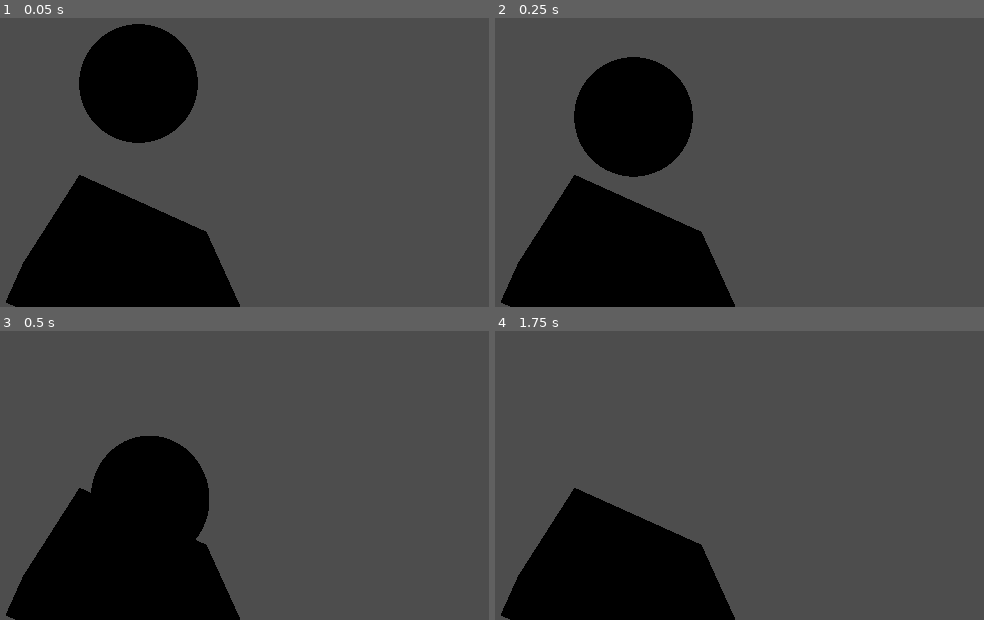
Above: before the commit, frames 1-4 (two rows, left to right).
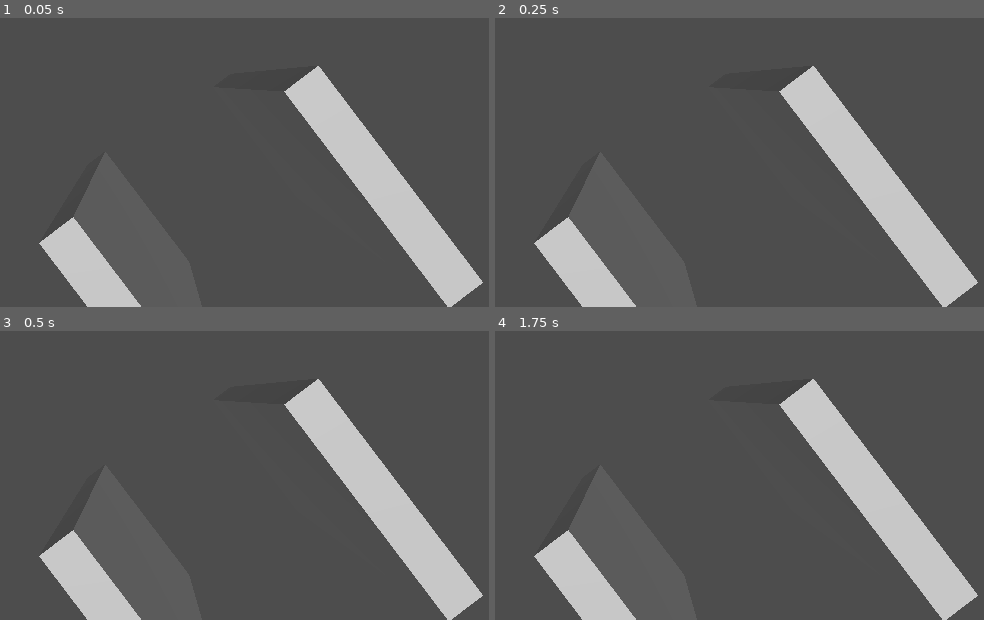
Above: after the commit, the same moments.

Repository: Hertog-lab/GameJamReflection
Game: Godot game, scene res://LukeNode.tscn
Two runs of this game, one before a commit and one after it. Both use one fixed random seed, a clock stepped at 60 frames per second and the inputs below.
Inputs:
- Up to frame 1 (0.05 s): no input
- Up to frame 2 (0.25 s): no input
- Up to frame 3 (0.5 s): no input
- Up to frame 4 (1.75 s): no input

The runs differ from the first frame. In frame 1, 30% of the frame differs, in the area x 1-99%, y 2-100%; in frame 2, 30%, in the area x 1-99%, y 13-100%; in frame 3, 28%; in frame 4, 22%.

Commit message:
big bounce

Diff:
--- /dev/null
+++ b/BounceCheck.gd
@@ -0,0 +1,17 @@
+extends Area3D
+
+var Bullet : float
+
+# Called when the node enters the scene tree for the first time.
+func _ready():
+	pass # Replace with function body.
+
+
+# Called every frame. 'delta' is the elapsed time since the previous frame.
+func _process(delta):
+	pass
+
+func _on_body_entered(body):
+	#if body.is_in_group("Wall"):
+		#print("Bounce")
+	print("Bounce")
--- /dev/null
+++ b/BulletBounce.gd
@@ -0,0 +1,20 @@
+extends RigidBody3D
+
+
+# Called when the node enters the scene tree for the first time.
+func _ready():
+	pass # Replace with function body.
+
+
+# Called every frame. 'delta' is the elapsed time since the previous frame.
+func _process(delta):
+	pass
+
+
+
+
+func _on_area_3d_body_entered(body):
+	if body.is_in_group("Wall"):
+		print("bounce")
+	else:
+		body.queue_free()
--- /dev/null
+++ b/BulletBouncing.gd
@@ -0,0 +1,11 @@
+extends Area3D
+
+
+# Called when the node enters the scene tree for the first time.
+func _ready():
+	pass # Replace with function body.
+
+
+# Called every frame. 'delta' is the elapsed time since the previous frame.
+func _process(delta):
+	pass
--- a/LukeNode.tscn
+++ b/LukeNode.tscn
@@ -1,32 +1,72 @@
-[gd_scene load_steps=5 format=3 uid="uid://ccin0uccsm3l1"]
+[gd_scene load_steps=8 format=3 uid="uid://ccin0uccsm3l1"]
+
+[ext_resource type="Script" path="res://BulletBounce.gd" id="1_b1w7c"]
+[ext_resource type="Script" path="res://BulletBouncing.gd" id="2_8vhu2"]
+
+[sub_resource type="BoxShape3D" id="BoxShape3D_dujge"]
+
+[sub_resource type="BoxMesh" id="BoxMesh_uw4ve"]
+
+[sub_resource type="PhysicsMaterial" id="PhysicsMaterial_3av0c"]
+bounce = 1.0
 
 [sub_resource type="SphereShape3D" id="SphereShape3D_soqis"]
 
 [sub_resource type="SphereMesh" id="SphereMesh_imdaa"]
 
-[sub_resource type="BoxShape3D" id="BoxShape3D_dujge"]
-
-[sub_resource type="BoxMesh" id="BoxMesh_uw4ve"]
-
 [node name="LukeNode" type="Node3D"]
 
+[node name="Plane" type="StaticBody3D" parent="." groups=["Wall"]]
+transform = Transform3D(1, 0, 0, 0, 1, 0, 0, 0, 1, 0, -1.48728, 0)
+
+[node name="CollisionShape3D" type="CollisionShape3D" parent="Plane"]
+transform = Transform3D(0.957208, 0.199572, 0, -1.26061, 0.151539, 0, 0, 0, 1.62689, 0, 0, 0)
+shape = SubResource("BoxShape3D_dujge")
+
+[node name="MeshInstance3D" type="MeshInstance3D" parent="Plane/CollisionShape3D"]
+transform = Transform3D(1, 3.72529e-09, 0, -2.38419e-07, 1, 0, 0, 0, 1, 0, 0, 0)
+mesh = SubResource("BoxMesh_uw4ve")
+
+[node name="Plane2" type="StaticBody3D" parent="."]
+transform = Transform3D(1, 0, 0, 0, 1, 0, 0, 0, 1, 1.42453, -0.607327, 0)
+
+[node name="CollisionShape3D" type="CollisionShape3D" parent="Plane2"]
+transform = Transform3D(0.957208, 0.199572, 0, -1.26061, 0.151539, 0, 0, 0, 1.62689, 0, 0, 0)
+shape = SubResource("BoxShape3D_dujge")
+
+[node name="MeshInstance3D" type="MeshInstance3D" parent="Plane2/CollisionShape3D"]
+transform = Transform3D(1, 3.72529e-09, 0, -2.38419e-07, 1, 0, 0, 0, 1, 0, 0, 0)
+mesh = SubResource("BoxMesh_uw4ve")
+
+[node name="Camera3D" type="Camera3D" parent="."]
+transform = Transform3D(1, 0, 0, 0, 1, 0, 0, 0, 1, 0, 0, 2.51328)
+current = true
+
 [node name="Bullet" type="RigidBody3D" parent="."]
+physics_material_override = SubResource("PhysicsMaterial_3av0c")
+gravity_scale = 0.0
+contact_monitor = true
+linear_velocity = Vector3(0, -1, 0)
+script = ExtResource("1_b1w7c")
 
 [node name="CollisionShape3D" type="CollisionShape3D" parent="Bullet"]
+transform = Transform3D(0.5, 0, 0, 0, 0.5, 0, 0, 0, 0.5, 0, 0, 0)
 shape = SubResource("SphereShape3D_soqis")
 
 [node name="MeshInstance3D" type="MeshInstance3D" parent="Bullet/CollisionShape3D"]
 mesh = SubResource("SphereMesh_imdaa")
 
-[node name="Plane" type="StaticBody3D" parent="."]
-transform = Transform3D(1, 0, 0, 0, 1, 0, 0, 0, 1, 0, -1.48728, 0)
+[node name="Area3D" type="Area3D" parent="Bullet"]
+script = ExtResource("2_8vhu2")
 
-[node name="CollisionShape3D" type="CollisionShape3D" parent="Plane"]
-transform = Transform3D(1.44336, 0.102856, 0, -0.649699, 0.228503, 0, 0, 0, 1.62689, 0, 0, 0)
-shape = SubResource("BoxShape3D_dujge")
+[node name="CollisionShape3D2" type="CollisionShape3D" parent="Bullet/Area3D"]
+transform = Transform3D(0.5, 0, 0, 0, 0.5, 0, 0, 0, 0.5, 0, 0, 0)
+shape = SubResource("SphereShape3D_soqis")
 
-[node name="MeshInstance3D" type="MeshInstance3D" parent="Plane/CollisionShape3D"]
-mesh = SubResource("BoxMesh_uw4ve")
+[node name="DirectionalLight3D" type="DirectionalLight3D" parent="."]
+transform = Transform3D(0.956269, -3.56238e-09, 0.292489, -0.0597578, 0.978907, 0.195374, -0.286319, -0.204308, 0.936098, 0.92615, 1.92488, 5.0123)
 
-[node name="Camera3D" type="Camera3D" parent="."]
-transform = Transform3D(1, 0, 0, 0, 1, 0, 0, 0, 1, 0, 0, 2.51328)
+[node name="DirectionalLight3D10" type="DirectionalLight3D" parent="."]
+transform = Transform3D(0.955896, 0, -0.293707, 0, 1, 0, 0.293707, 0, 0.955896, -1.80749, 0.155139, 6.68913)
+
+[connection signal="body_entered" from="Bullet/Area3D" to="Bullet" method="_on_area_3d_body_entered"]
